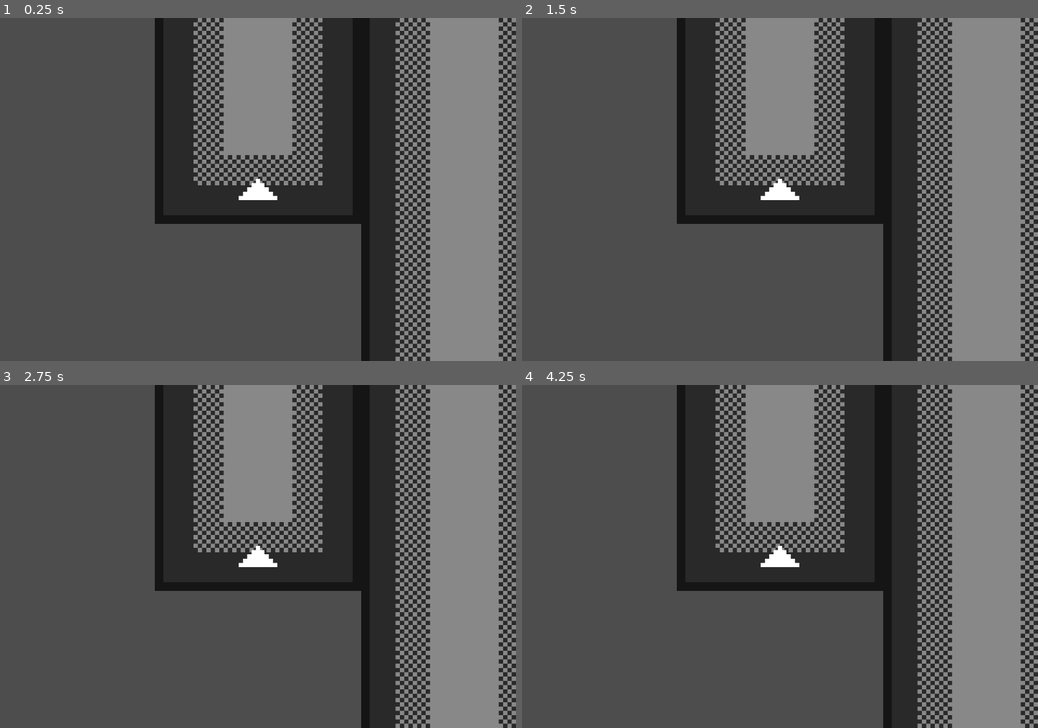
Above: before the commit, frames 1-4 (two rows, left to right).
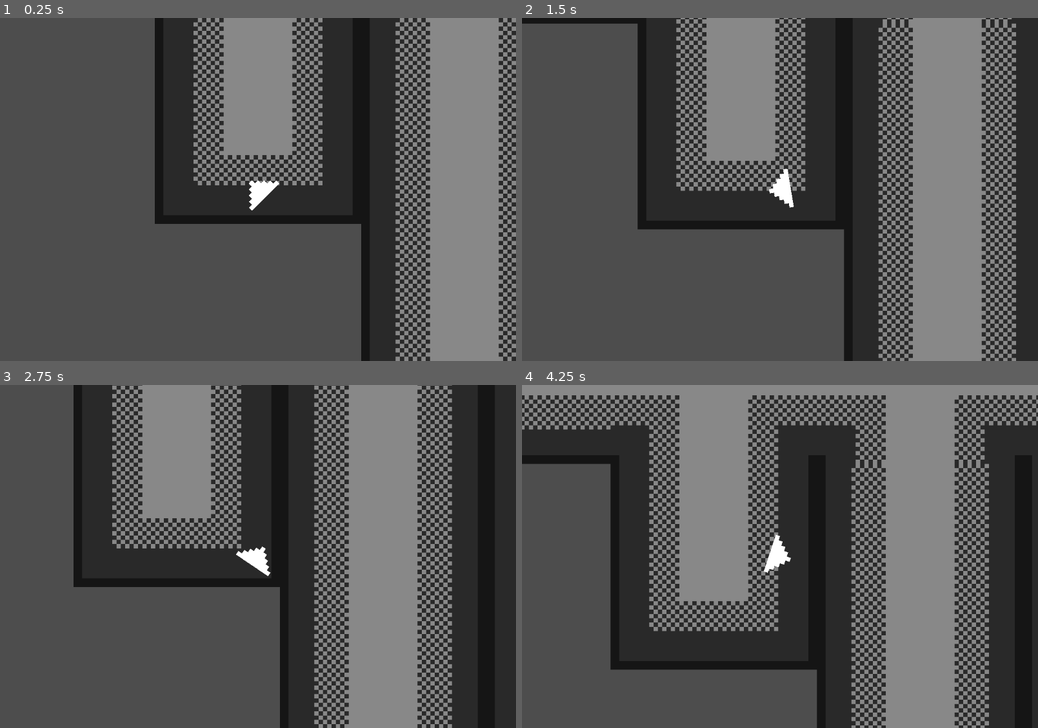
Above: after the commit, the same moments.

Repository: Ben1980/yaab
Game: Godot game, scene res://level.tscn
The game is run twice, just before and just after one commit, with the same random seed, the same clock (stepped at 60 frames per second) and the same inputs.
Inputs (mouse positions are in pixels of both pictures, inside the frame that each line leads up to):
- Up to frame 1 (0.25 s): no input
- Up to frame 2 (1.5 s): tap Enter at 0.5 s; move the mouse to (893, 172) at 0.52 s; hold D (move_right) 0.53-1.28 s; move the mouse to (676, 206) at 1.27 s; hold S (move_down) from 1.28 s (still down)
- Up to frame 3 (2.75 s): move the mouse to (309, 481) at 2.02 s; release S (move_down) at 2.03 s; hold D (move_right) from 2.03 s (still down)
- Up to frame 4 (4.25 s): tap Space at 2.75 s; move the mouse to (754, 625) at 2.77 s; release D (move_right) at 2.78 s; hold W (move_up) 2.78-3.53 s; move the mouse to (934, 607) at 3.52 s; hold A (move_left) from 3.53 s (still down)

The runs differ from the first frame. In frame 1, 0.2% of the frame differs, in the area x 46-55%, y 46-57%; in frame 2, 31%; in frame 3, 52%; in frame 4, 61%, in the area x 0-100%, y 0-100%.

Commit message:
player can un through the level

Diff:
--- a/level.tscn
+++ b/level.tscn
@@ -33,6 +33,7 @@
 
 [node name="Player" parent="." instance=ExtResource("2_vonw3")]
 position = Vector2(600, 328)
+SPEED = 30
 
 [node name="Camera2D" type="Camera2D" parent="Player"]
 zoom = Vector2(10, 10)
--- a/player.gd
+++ b/player.gd
@@ -1,22 +1,17 @@
 extends CharacterBody2D
 
 
-const SPEED = 300.0
+@export var SPEED = 1
 
 
-func _physics_process(delta: float) -> void:
-	# Get the input direction and handle the movement/deceleration.
-	# As good practice, you should replace UI actions with custom gameplay actions.
-	var horizontal_direction := Input.get_axis("ui_left", "ui_right")
-	if horizontal_direction:
-		velocity.x = horizontal_direction * SPEED
-	else:
-		velocity.x = move_toward(velocity.x, 0, SPEED)
+func get_input():
+	look_at(get_global_mouse_position())
+	rotation += PI/2
+	var forward = transform.y.normalized() * -Input.get_axis("move_down", "move_up")
+	var strafe = transform.x.normalized() * Input.get_axis("move_left", "move_right")
+	velocity = (forward + strafe).normalized() * SPEED
 
-	var vertical_direction := Input.get_axis("ui_up", "ui_down")
-	if vertical_direction:
-		velocity.y = vertical_direction * SPEED
-	else:
-		velocity.y = move_toward(velocity.y, 0, SPEED)
 
+func _physics_process(delta):
+	get_input()
 	move_and_slide()
--- a/project.godot
+++ b/project.godot
@@ -26,21 +26,30 @@
 move_right={
 "deadzone": 0.2,
 "events": [Object(InputEventKey,"resource_local_to_scene":false,"resource_name":"","device":0,"window_id":0,"alt_presse …(189 unchanged characters)…
+, Object(InputEventKey,"resource_local_to_scene":false,"resource_name":"","device":0,"window_id":0,"alt_pressed":false,"shift_pressed":false,"ctrl_pressed":false,"meta_pressed":false,"pressed":false,"keycode":0,"physical_keycode":4194321,"key_label":0,"unicode":0,"location":0,"echo":false,"script":null)
 ]
 }
 move_down={
 "deadzone": 0.2,
 "events": [Object(InputEventKey,"resource_local_to_scene":false,"resource_name":"","device":0,"window_id":0,"alt_presse …(189 unchanged characters)…
+, Object(InputEventKey,"resource_local_to_scene":false,"resource_name":"","device":0,"window_id":0,"alt_pressed":false,"shift_pressed":false,"ctrl_pressed":false,"meta_pressed":false,"pressed":false,"keycode":0,"physical_keycode":4194322,"key_label":0,"unicode":0,"location":0,"echo":false,"script":null)
 ]
 }
 move_left={
 "deadzone": 0.2,
 "events": [Object(InputEventKey,"resource_local_to_scene":false,"resource_name":"","device":0,"window_id":0,"alt_presse …(189 unchanged characters)…
+, Object(InputEventKey,"resource_local_to_scene":false,"resource_name":"","device":0,"window_id":0,"alt_pressed":false,"shift_pressed":false,"ctrl_pressed":false,"meta_pressed":false,"pressed":false,"keycode":0,"physical_keycode":4194319,"key_label":0,"unicode":0,"location":0,"echo":false,"script":null)
 ]
 }
 move_up={
 "deadzone": 0.2,
 "events": [Object(InputEventKey,"resource_local_to_scene":false,"resource_name":"","device":0,"window_id":0,"alt_presse …(189 unchanged characters)…
+, Object(InputEventKey,"resource_local_to_scene":false,"resource_name":"","device":0,"window_id":0,"alt_pressed":false,"shift_pressed":false,"ctrl_pressed":false,"meta_pressed":false,"pressed":false,"keycode":0,"physical_keycode":4194320,"key_label":0,"unicode":0,"location":0,"echo":false,"script":null)
+]
+}
+shoot={
+"deadzone": 0.2,
+"events": [Object(InputEventMouseButton,"resource_local_to_scene":false,"resource_name":"","device":-1,"window_id":0,"alt_pressed":false,"shift_pressed":false,"ctrl_pressed":false,"meta_pressed":false,"button_mask":0,"position":Vector2(0, 0),"global_position":Vector2(0, 0),"factor":1.0,"button_index":1,"canceled":false,"pressed":false,"double_click":false,"script":null)
 ]
 }
 
